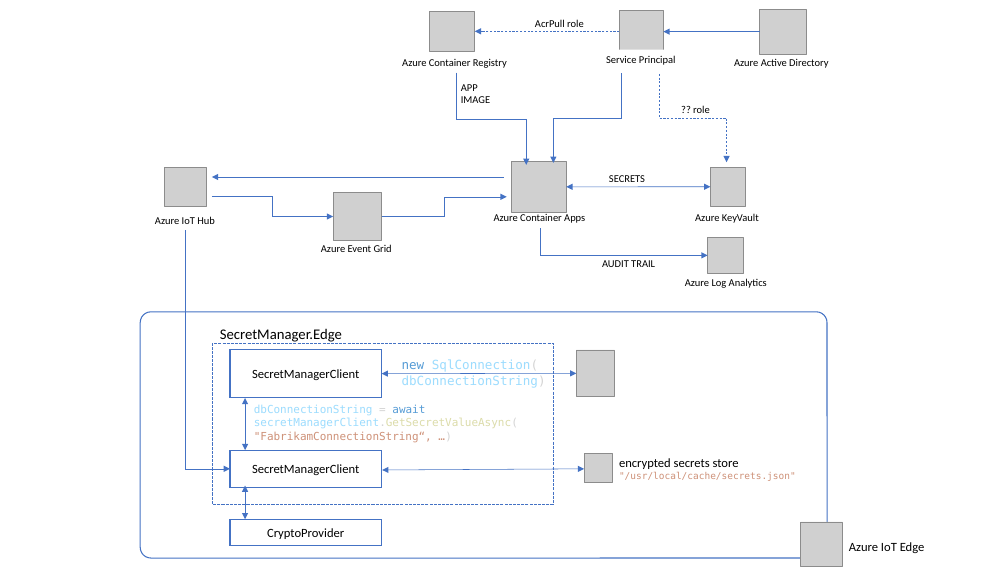
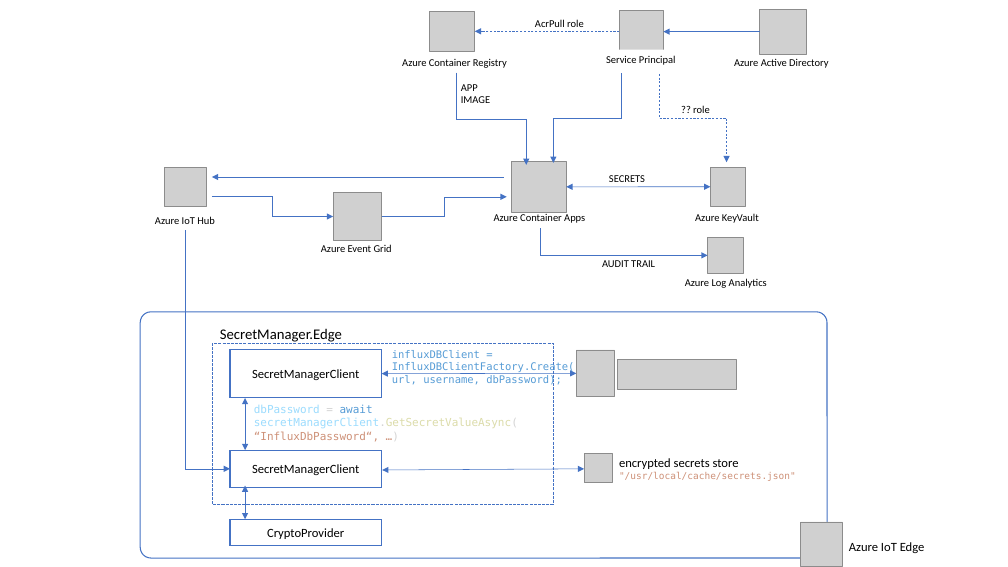
Before and after one commit to vslepakov/edge-secrets, a slide deck: slide 4 of docs/drawings.pptx. Drawn at 1008x567 pixels with LibreOffice and Linux fonts; fonts in the diff are those of the drawing; grey boxes stand for pictures. Boxes give left, top, right and bottom in pixels: in the first picture for what was removed or moved away, otherwise in the second. Text is boxed around its words. In the diff, an @@ line names an element or a change of style, - is before the commit and + after.

```diff
--- a/docs/drawings.pptx
+++ b/docs/drawings.pptx
@@ text at box(392, 350, 575, 386): text changed; size 12 to 10 pt; text colour #9CDCFE to #569CD6 @@
-new SqlConnection(
-dbConnectionString)
+influxDBClient = InfluxDBClientFactory.Create(
+url, username, dbPassword);
@@ picture added at box(617, 360, 737, 389) @@
@@ text at box(254, 404, 518, 442): text changed @@
-dbConnectionString = await
-secretManagerClient.GetSecretValueAsync(
-"FabrikamConnectionString“, …)
+dbPassword = await
+secretManagerClient.GetSecretValueAsync(
+“InfluxDbPassword“, …)
```
Also in this commit, not shown: 1 other file.
